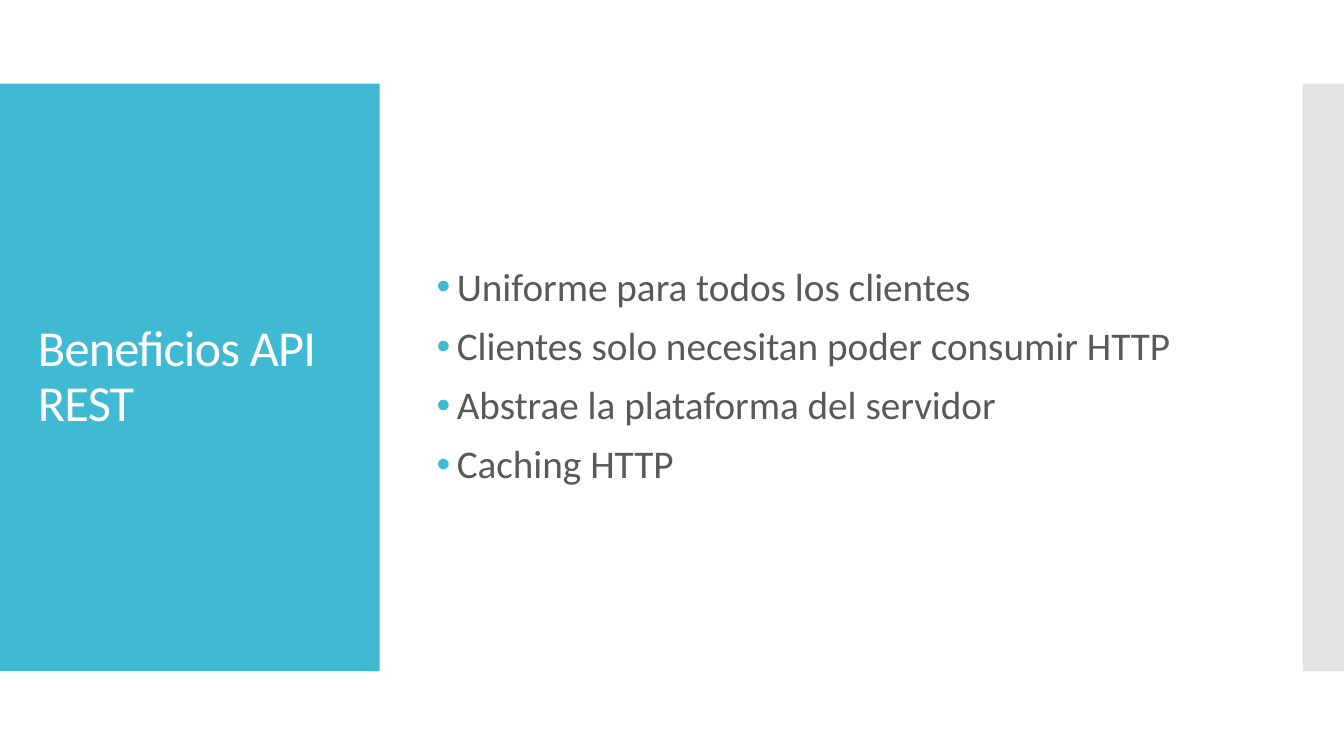
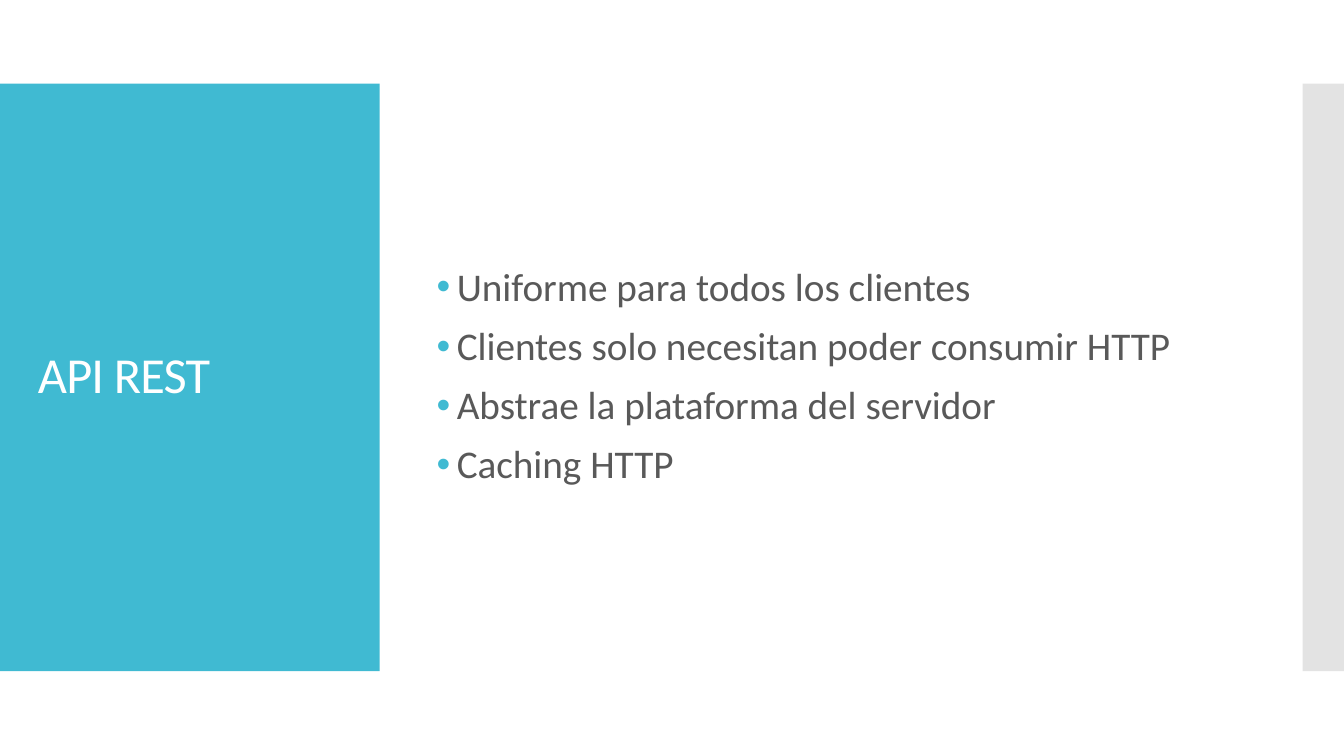
Before and after one commit to dschenkelman/taller-proyectos, a slide deck: slide 8 of Assets/PresentacionTecnica.pptx (slide 10 before the commit). Drawn at 1344x756 pixels with LibreOffice and Linux fonts; fonts in the diff are those of the drawing. Boxes give left, top, right and bottom in pixels: in the first picture for what was removed or moved away, otherwise in the second. Text is boxed around its words. In the diff, an @@ line names an element or a change of style, - is before the commit and + after.

Commit message:
# Updated PresentacionTecnica.pptx

```diff
--- a/Assets/PresentacionTecnica.pptx
+++ b/Assets/PresentacionTecnica.pptx
@@ title at (x1=38, y1=360, x2=210, y2=394): text changed @@
-Beneficios API REST
+API REST
```
